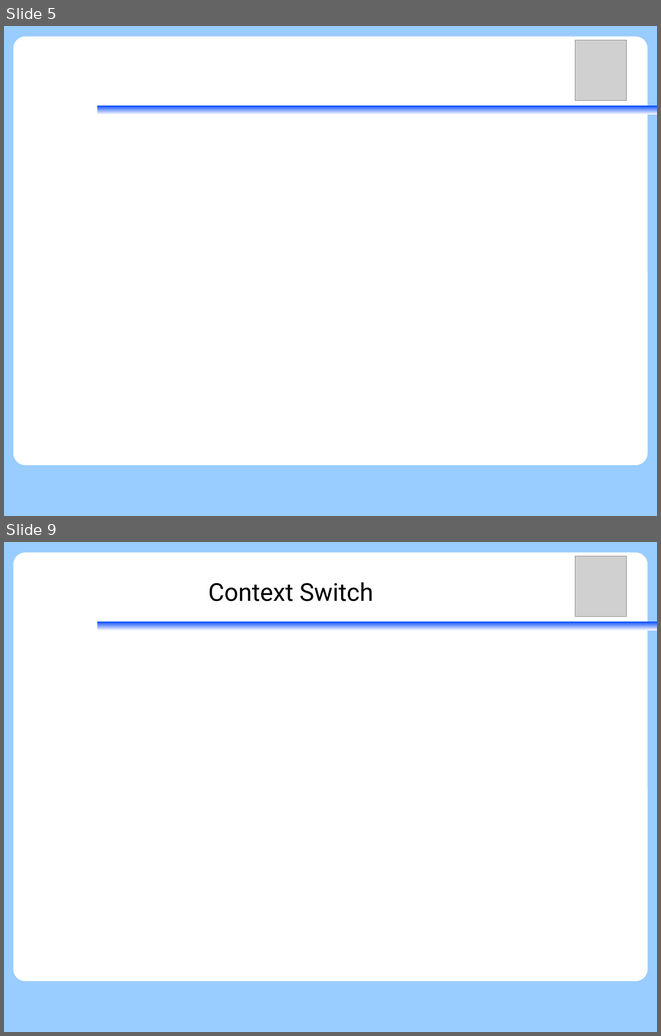
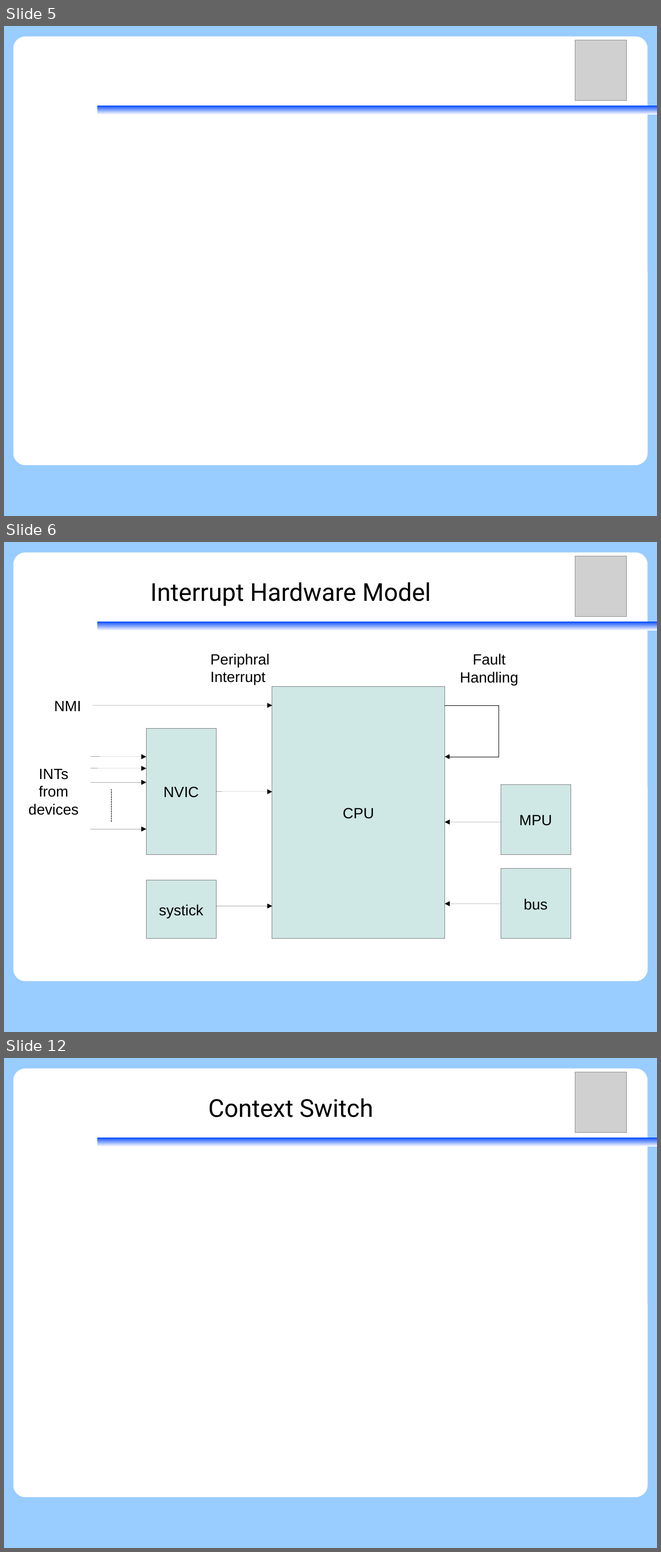
Before and after one commit to vh21/documents, a slide deck: ukernel/f9-microkernel-mcu-integration.odp. Shown one above the other, each under a label of ours: slides 5 and 9 before the commit, slides 5, 6 and 12 after it; the slides between them are not shown. The pictures are 661x1036 and 661x1552 pixels, drawn with LibreOffice and Linux fonts; fonts in the diff are those of the drawing; grey boxes stand for pictures. Boxes give left, top, right and bottom in pixels: in the first picture for what was removed or moved away, otherwise in the second. Text is boxed around its words. In the diff, an @@ line names an element or a change of style, - is before the commit and + after.

Commit message:
ukernel: f9kernel: add interrupt vectors to mcu integration

```diff
--- a/ukernel/f9-microkernel-mcu-integration.odp
+++ b/ukernel/f9-microkernel-mcu-integration.odp
@@ slide 6 added at bbox=[4, 542, 657, 1032], background #99CCFF; not listed: 3 template elements that a slide beside it also shows @@
@@ picture added at bbox=[576, 556, 627, 617] @@
@@ title added at bbox=[150, 582, 431, 606], 30 pt, text #000000 @@
+Interrupt Hardware Model
@@ text added at bbox=[210, 653, 270, 685], 18 pt, text #000000 @@
+Periphral
+Interrupt
@@ text added at bbox=[460, 653, 518, 685], 18 pt, text #000000 @@
+Fault
+Handling
@@ text added at bbox=[54, 700, 81, 711], 18 pt, text #000000 @@
+NMI
@@ rectangle added at bbox=[272, 687, 445, 938], fill #CFE7E5, outline #808080 0 pt, 18 pt, text #000000 @@
+CPU
@@ arrow added from (93, 706) to (272, 706), #000000 0 pt @@
@@ freeform shape added at bbox=[445, 706, 499, 757], outline #000000 0 pt @@
@@ rectangle added at bbox=[146, 729, 216, 855], fill #CFE7E5, outline #808080 0 pt, 18 pt, text #000000 @@
+NVIC
@@ arrow added from (90, 757) to (146, 757), #000000 0 pt @@
@@ text added at bbox=[28, 768, 79, 815], 18 pt, text #000000 @@
+INTs
+from
+devices
@@ arrow added from (90, 768) to (146, 768), #000000 0 pt @@
@@ arrow added from (90, 783) to (146, 783), #000000 0 pt @@
@@ line added from (111, 789) to (111, 822), #000000 0 pt @@
@@ arrow added from (216, 792) to (272, 792), #000000 0 pt @@
@@ rectangle added at bbox=[501, 784, 571, 854], fill #CFE7E5, outline #808080 0 pt, 18 pt, text #000000 @@
+MPU
@@ arrow added from (501, 822) to (445, 822), #000000 0 pt @@
@@ arrow added from (90, 829) to (146, 829), #000000 0 pt @@
@@ rectangle added at bbox=[501, 868, 571, 938], fill #CFE7E5, outline #808080 0 pt, 18 pt, text #000000 @@
+bus
@@ rectangle added at bbox=[146, 880, 216, 938], fill #CFE7E5, outline #808080 0 pt, 18 pt, text #000000 @@
+systick
@@ arrow added from (216, 906) to (272, 906), #000000 0 pt @@
@@ arrow added from (501, 903) to (445, 903), #000000 0 pt @@
@@ what was slide 9 is now slide 12 @@
```
Also in this commit, not shown: 5 other slides added, 3 slides removed.
